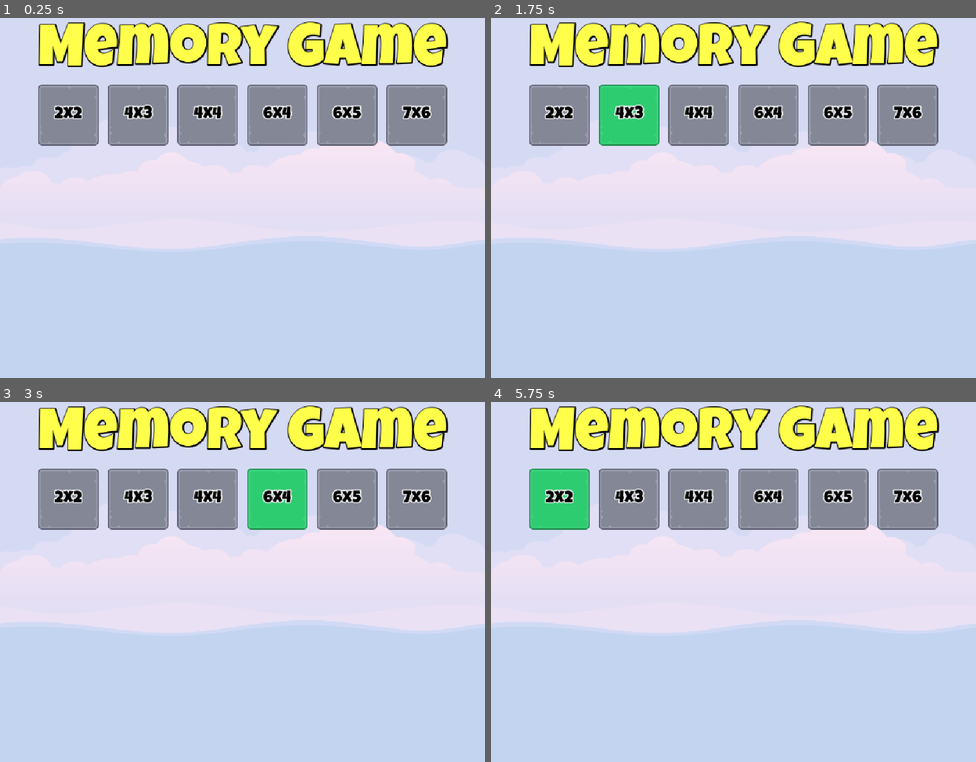
Above: before the commit, frames 1-4 (two rows, left to right).
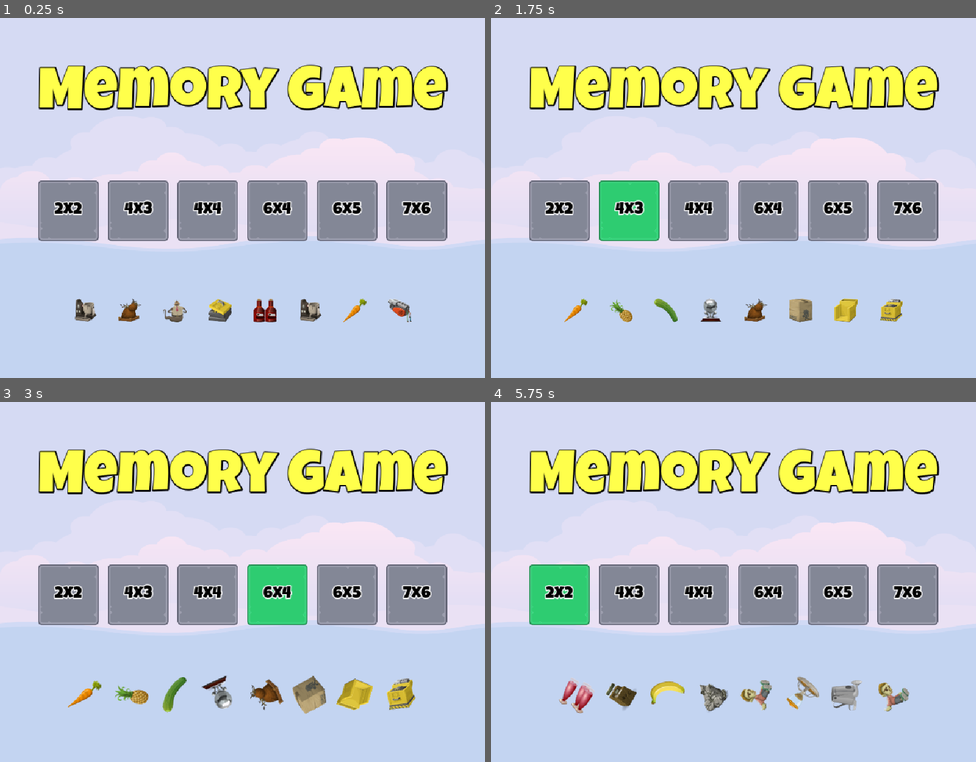
Above: after the commit, the same moments.

Repository: Hombolygo/Memory
Game: Godot game, scene res://Scenes/Master/Master.tscn
Two runs of this game, one before a commit and one after it. Both use one fixed random seed, a clock stepped at 60 frames per second and the inputs below.
Inputs:
- Up to frame 1 (0.25 s): no input
- Up to frame 2 (1.75 s): click "2x2" at 0.5 s; click "4x3" at 1.25 s
- Up to frame 3 (3 s): click "4x4" at 2 s; click "6x4" at 2.75 s
- Up to frame 4 (5.75 s): click "6x5" at 3.5 s; click "7x6" at 4.25 s; click "2x2" at 5 s

The runs differ from the first frame. In frame 1, 39% of the frame differs, in the area x 7-93%, y 1-85%; in frame 2, 39%; in frame 3, 40%, in the area x 7-93%, y 1-87%; in frame 4, 39%.

Commit message:
added sprites to the main screen. Animated.

Diff:
--- /dev/null
+++ b/Scenes/FrontSprite/FrontSprite.gd
@@ -0,0 +1,33 @@
+extends TextureRect
+
+const SCALE_SMALL : Vector2 = Vector2(0.1, 0.1);
+const SCALE_NORMAL : Vector2 = Vector2(1, 1);
+const SCALE_TIME : float = 1;
+
+# Called when the node enters the scene tree for the first time.
+func _ready() -> void:
+	set_random_image();
+	run_me();
+	pass # Replace with function body.
+
+func set_random_image() -> void:
+	texture = ImageManager.get_random_item_image();
+
+
+func get_random_spin_time() -> float:
+	return randf_range(1.0, 2.0);
+
+
+
+func get_random_spin_rotation() -> float:
+	return deg_to_rad(randf_range(-360, 360));
+
+
+func run_me() -> void:
+	var tween : Tween = create_tween()
+	#tween.set_loops();
+	tween.tween_property(self, "scale", SCALE_SMALL, SCALE_TIME);
+	tween.tween_callback(set_random_image)
+	tween.tween_property(self, "scale", SCALE_NORMAL, SCALE_TIME);
+	tween.tween_property(self, "rotation", get_random_spin_rotation(), get_random_spin_time());
+	tween.tween_callback(run_me);
--- /dev/null
+++ b/Scenes/FrontSprite/FrontSprite.tscn
@@ -0,0 +1,20 @@
+[gd_scene load_steps=3 format=3 uid="uid://bls0xn7322opo"]
+
+[ext_resource type="Texture2D" uid="uid://dgqqb7sv4aqy7" path="res://assets/glitch/bag_moving_box.png" id="1_dw5qn"]
+[ext_resource type="Script" uid="uid://bvkwfpcdkew8w" path="res://Scenes/FrontSprite/FrontSprite.gd" id="2_g3sii"]
+
+[node name="FrontSprite" type="TextureRect"]
+anchors_preset = 8
+anchor_left = 0.5
+anchor_top = 0.5
+anchor_right = 0.5
+anchor_bottom = 0.5
+offset_left = -32.0
+offset_top = -32.0
+offset_right = 32.0
+offset_bottom = 32.0
+grow_horizontal = 2
+grow_vertical = 2
+pivot_offset = Vector2(32, 32)
+texture = ExtResource("1_dw5qn")
+script = ExtResource("2_g3sii")
--- a/Scenes/Main/Main.tscn
+++ b/Scenes/Main/Main.tscn
@@ -1,7 +1,8 @@
-[gd_scene load_steps=4 format=3 uid="uid://c500kuwqj1ejv"]
+[gd_scene load_steps=5 format=3 uid="uid://c500kuwqj1ejv"]
 
 [ext_resource type="FontFile" uid="uid://bskirw06ex4ke" path="res://assets/fonts/LuckiestGuy-Regular.ttf" id="1_p8rbg"]
 [ext_resource type="PackedScene" uid="uid://dft184w4wwmr6" path="res://Scenes/LevelButton/LevelButton.tscn" id="2_qtv3y"]
+[ext_resource type="PackedScene" uid="uid://bls0xn7322opo" path="res://Scenes/FrontSprite/FrontSprite.tscn" id="3_cmk6n"]
 
 [sub_resource type="LabelSettings" id="LabelSettings_qtv3y"]
 font = ExtResource("1_p8rbg")
@@ -41,6 +42,9 @@
 
 [node name="VBoxContainer" type="VBoxContainer" parent="MarginContainer"]
 layout_mode = 2
+size_flags_horizontal = 4
+size_flags_vertical = 4
+theme_override_constants/separation = 115
 
 [node name="Title" type="Label" parent="MarginContainer/VBoxContainer"]
 layout_mode = 2
@@ -80,3 +84,30 @@
 
 [node name="HBSprites" type="HBoxContainer" parent="MarginContainer/VBoxContainer"]
 layout_mode = 2
+size_flags_horizontal = 4
+size_flags_vertical = 4
+theme_override_constants/separation = 31
+
+[node name="FrontSprite" parent="MarginContainer/VBoxContainer/HBSprites" instance=ExtResource("3_cmk6n")]
+layout_mode = 2
+
+[node name="FrontSprite2" parent="MarginContainer/VBoxContainer/HBSprites" instance=ExtResource("3_cmk6n")]
+layout_mode = 2
+
+[node name="FrontSprite3" parent="MarginContainer/VBoxContainer/HBSprites" instance=ExtResource("3_cmk6n")]
+layout_mode = 2
+
+[node name="FrontSprite4" parent="MarginContainer/VBoxContainer/HBSprites" instance=ExtResource("3_cmk6n")]
+layout_mode = 2
+
+[node name="FrontSprite5" parent="MarginContainer/VBoxContainer/HBSprites" instance=ExtResource("3_cmk6n")]
+layout_mode = 2
+
+[node name="FrontSprite6" parent="MarginContainer/VBoxContainer/HBSprites" instance=ExtResource("3_cmk6n")]
+layout_mode = 2
+
+[node name="FrontSprite7" parent="MarginContainer/VBoxContainer/HBSprites" instance=ExtResource("3_cmk6n")]
+layout_mode = 2
+
+[node name="FrontSprite8" parent="MarginContainer/VBoxContainer/HBSprites" instance=ExtResource("3_cmk6n")]
+layout_mode = 2
Not shown, added: Scenes/FrontSprite/FrontSprite.gd.uid
